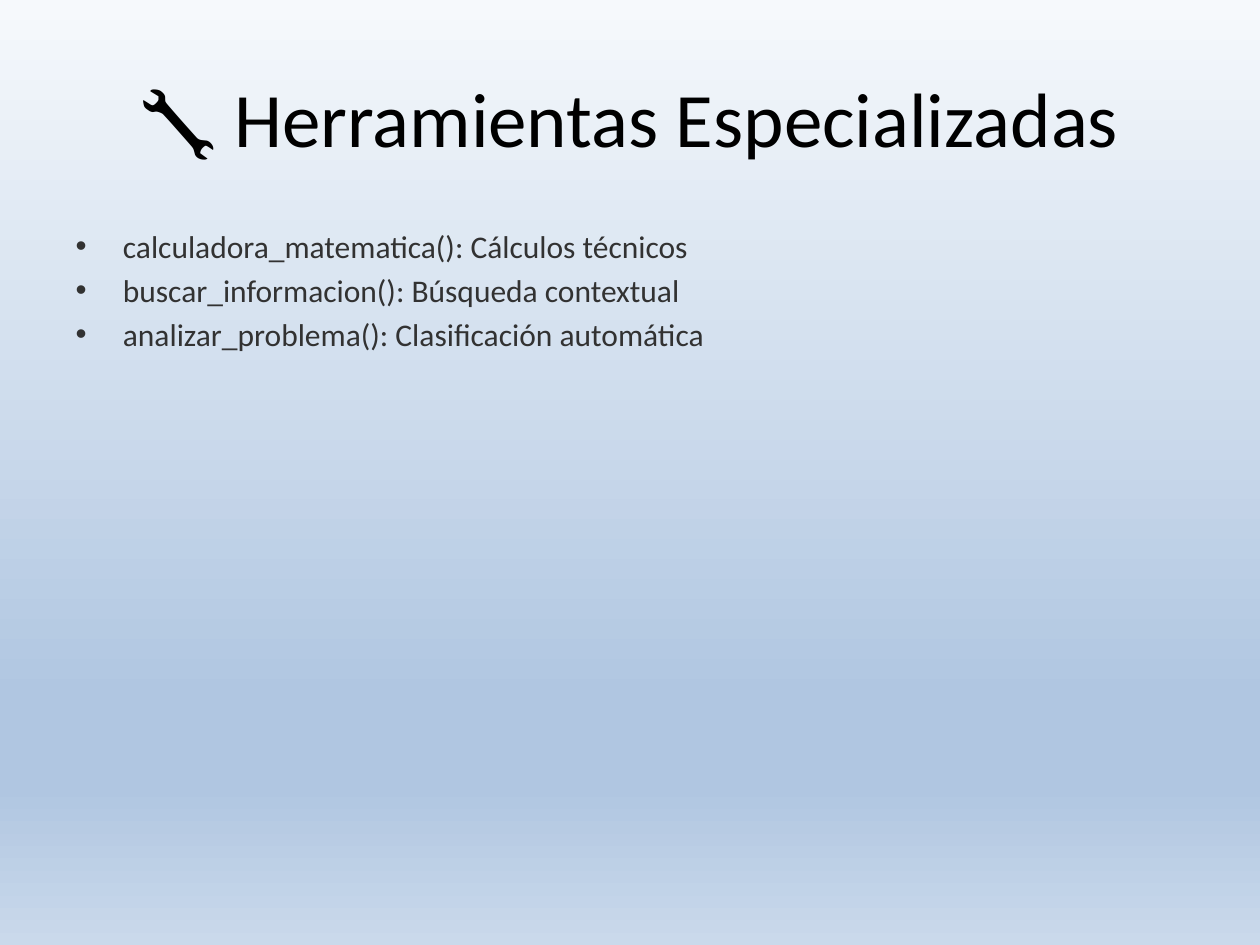
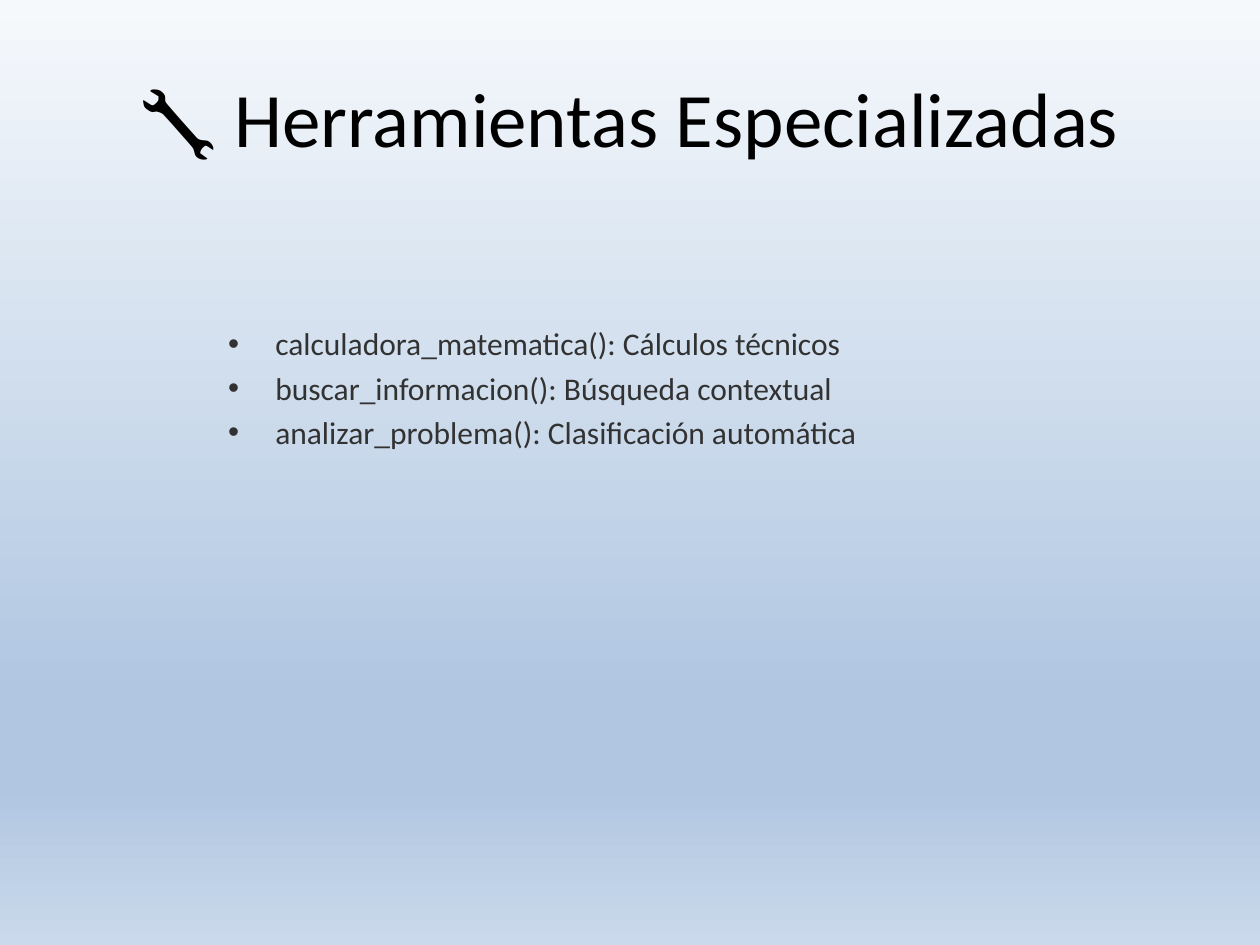
Before and after one commit to Alejandroduoc/pruebaIA, a slide deck: slide 9 of Sistema_MultiAgente_Orquestacion_Inteligente_.pptx. Drawn at 1260x945 pixels with LibreOffice and Linux fonts; fonts in the diff are those of the drawing. Boxes give left, top, right and bottom in pixels: in the first picture for what was removed or moved away, otherwise in the second. Text is boxed around its words. In the diff, an @@ line names an element or a change of style, - is before the commit and + after.

```diff
--- a/Sistema_MultiAgente_Orquestacion_Inteligente_.pptx
+++ b/Sistema_MultiAgente_Orquestacion_Inteligente_.pptx
@@ text "calculadora_matematica(): Cálculos técnicos": place and size @@
-text "calculadora_matematica(): Cálculos técnicos" at (123, 235, 704, 351)
+text "calculadora_matematica(): Cálculos técnicos" at (275, 332, 856, 449)
```
Also in this commit, not shown: 10 other slides changed, 1 slide removed, 1 other file.
